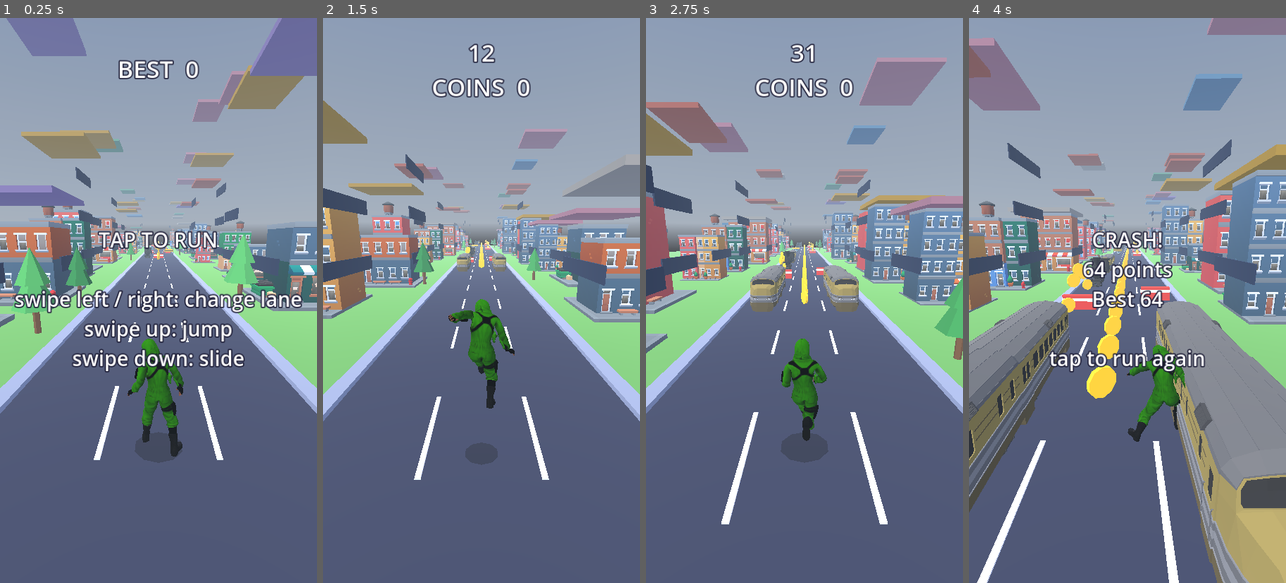
Above: before the commit, frames 1-4 (left to right).
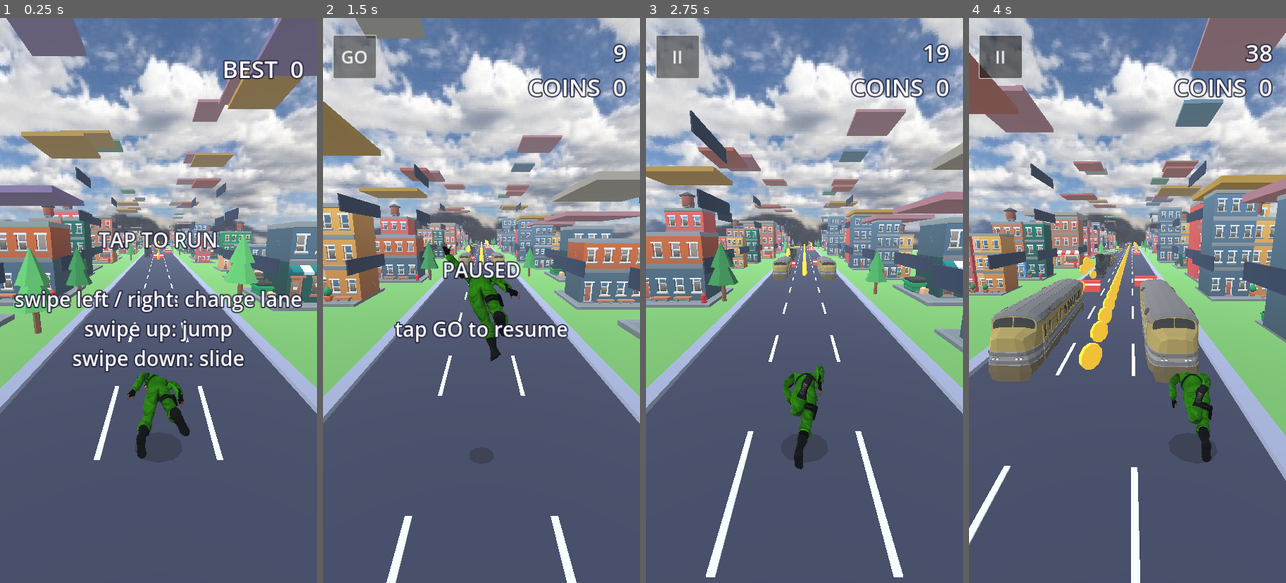
Above: after the commit, the same moments.

Repository: akshathgaming198028-cell/EndlessGame
Game: Godot game, scene res://main.tscn
Same seed, same stepped clock (60 frames per second), same inputs: the game is played once before the commit and once after it.
Inputs (mouse positions are in pixels of both pictures, inside the frame that each line leads up to):
- Up to frame 1 (0.25 s): no input
- Up to frame 2 (1.5 s): tap Enter at 0.5 s; move the mouse to (551, 272) at 0.52 s; hold Right 0.53-1.25 s; click (551, 272) at 0.67 s; tap Space at 0.77 s; click (354, 57) at 1.25 s, where only the run after the commit has a clickable "II"
- Up to frame 3 (2.75 s): click (677, 57) at 2 s, where only the run after the commit has a clickable "GO"
- Up to frame 4 (4 s): drag from (1064, 328) to (1111, 413) at 2.77 s; move the mouse to (1159, 176) at 3.52 s; hold Right from 3.53 s (still down)

The runs differ from the first frame. In frame 1, 32% of the frame differs, in the area x 0-100%, y 0-78%; in frame 2, 43%; in frame 3, 45%; in frame 4, 66%, in the area x 0-100%, y 0-100%.

Commit message:
Sky-matched lighting, lighter fog, coins on right, pause button, hips rebase, death holds last frame, slide speed clamp
Co-Authored-By: Claude Haiku 5.5 <noreply@anthropic.com>
Claude-Session: https://claude.ai/code/session_01DDNfUcEeZJQNoZPcRL3Cag

Diff:
--- a/main.gd
+++ b/main.gd
@@ -98,6 +98,8 @@
 
 var score_label: Label
 var msg_label: Label
+var pause_btn: Button
+var paused := false
 var sfx_coin: AudioStreamPlayer
 var sfx_jump: AudioStreamPlayer
 var sfx_hit: AudioStreamPlayer
@@ -261,12 +263,12 @@
 		pm.ground_bottom_color = Color("a9cdea")
 		sky.sky_material = pm
 	env.sky = sky
-	env.ambient_light_source = Environment.AMBIENT_SOURCE_COLOR
+	env.ambient_light_source = Environment.AMBIENT_SOURCE_SKY
 	env.ambient_light_color = Color("c9d8ff")
-	env.ambient_light_energy = 0.75
+	env.ambient_light_energy = 1.0
 	env.fog_enabled = true
 	env.fog_light_color = Color("cfe8ff")
-	env.fog_density = 0.003
+	env.fog_density = 0.0015
 	env.fog_sky_affect = 0.0
 	var we := WorldEnvironment.new()
 	we.environment = env
@@ -410,7 +412,11 @@
 					continue
 				# keep the character in place: drop root movement from the hips
 				if a.track_get_type(t) == Animation.TYPE_ROTATION_3D and _norm(bone) == "mixamorighips":
-					a.remove_track(t)
+					var q0: Quaternion = a.track_get_key_value(t, 0)
+					for kk in a.track_get_key_count(t):
+						var q: Quaternion = a.track_get_key_value(t, kk)
+						a.track_set_key_value(t, kk, q * q0.inverse())
+					a.track_set_path(t, NodePath(skel_rel + ":" + bones[_norm(bone)]))
 					continue
 				if a.track_get_type(t) == Animation.TYPE_POSITION_3D and _norm(bone) == "mixamorighips":
 					a.remove_track(t)
@@ -425,7 +431,14 @@
 	var ap := AnimationPlayer.new()
 	model.add_child(ap)
 	ap.add_animation_library("", lib)
+	ap.animation_finished.connect(_on_anim_finished)
 	anim = ap
+
+
+func _on_anim_finished(anim_name: StringName) -> void:
+	# death plays once and holds its last frame
+	if String(anim_name) == "die" and anim != null:
+		anim.pause()
 
 
 func _norm(s: String) -> String:
@@ -529,7 +542,7 @@
 	if length <= 0.0:
 		return 1.0
 	if keyword == "slide":
-		return length / SLIDE_TIME
+		return clampf(length / SLIDE_TIME, 0.5, 1.5)
 	if keyword == "die":
 		return length / 1.2
 	return 1.0
@@ -556,11 +569,22 @@
 	score_label.anchor_right = 1.0
 	score_label.offset_top = 40.0
 	score_label.offset_bottom = 190.0
+	score_label.offset_left = 0.0
+	score_label.offset_right = -30.0
+	score_label.horizontal_alignment = HORIZONTAL_ALIGNMENT_RIGHT
 	msg_label = _label(layer, 46)
 	msg_label.anchor_right = 1.0
 	msg_label.anchor_bottom = 1.0
 	msg_label.offset_left = 30.0
 	msg_label.offset_right = -30.0
+	pause_btn = Button.new()
+	pause_btn.text = "II"
+	pause_btn.add_theme_font_size_override("font_size", 40)
+	pause_btn.position = Vector2(24, 40)
+	pause_btn.size = Vector2(96, 96)
+	pause_btn.visible = false
+	pause_btn.pressed.connect(_toggle_pause)
+	layer.add_child(pause_btn)
 
 
 # ---------------------------------------------------------------- audio
@@ -910,12 +934,22 @@
 
 func _set_state(s: State) -> void:
 	state = s
+	if pause_btn != null:
+		pause_btn.visible = s == State.PLAY
 	if s == State.MENU:
 		msg_label.text = "TAP TO RUN\n\nswipe left / right: change lane\nswipe up: jump\nswipe down: slide"
 	elif s == State.PLAY:
 		msg_label.text = ""
 	else:
 		msg_label.text = "CRASH!\n%d points\nBest %d\n\ntap to run again" % [_score(), best]
+
+
+func _toggle_pause() -> void:
+	if state != State.PLAY:
+		return
+	paused = not paused
+	pause_btn.text = "GO" if paused else "II"
+	msg_label.text = "PAUSED\n\ntap GO to resume" if paused else ""
 
 
 func _start_game() -> void:
@@ -932,6 +966,8 @@
 	want_slide = false
 	jump_buf = 0.0
 	run_t = 0.0
+	paused = false
+	pause_btn.text = "II"
 	player.position = Vector3.ZERO
 	player.rotation = Vector3.ZERO
 	body.rotation = Vector3.ZERO
@@ -1012,7 +1048,7 @@
 			swiping = false
 			swipe_used = false
 	elif e is InputEventScreenDrag:
-		if swiping and not swipe_used and state == State.PLAY:
+		if swiping and not swipe_used and state == State.PLAY and not paused:
 			var d: Vector2 = e.position - swipe_start
 			if d.length() >= SWIPE_PX:
 				swipe_used = true
@@ -1023,7 +1059,7 @@
 				else:
 					_slide()
 	elif e is InputEventKey:
-		if e.pressed and not e.echo:
+		if e.pressed and not e.echo and not paused:
 			if e.keycode == KEY_LEFT or e.keycode == KEY_A:
 				_move_lane(-1)
 			elif e.keycode == KEY_RIGHT or e.keycode == KEY_D:
@@ -1039,6 +1075,8 @@
 
 func _process(delta: float) -> void:
 	var dt: float = minf(delta, 0.05)
+	if paused:
+		return
 	if state == State.PLAY:
 		_update_play(dt)
 	elif state == State.DEAD:
Binary file added: assets/sky.jpg
